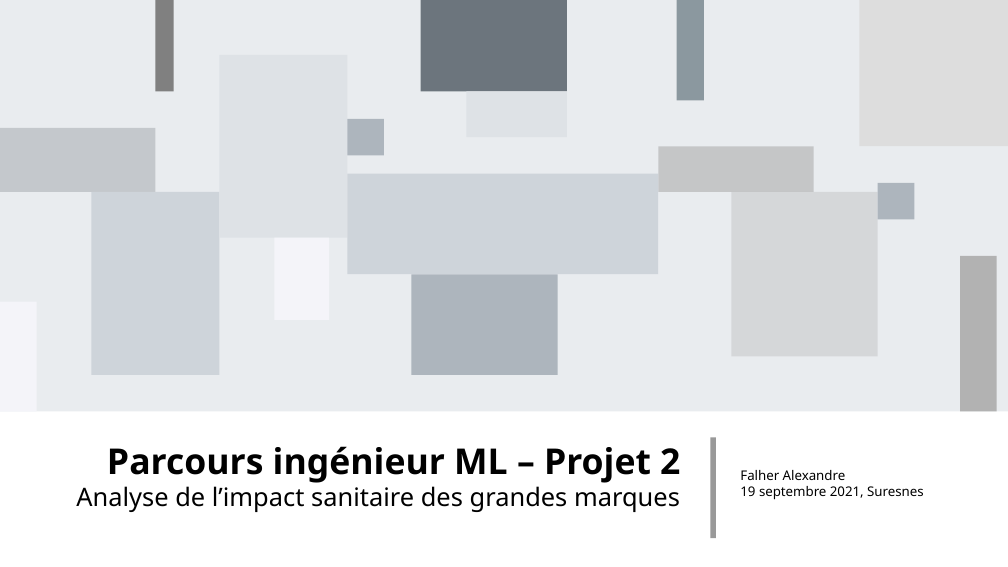
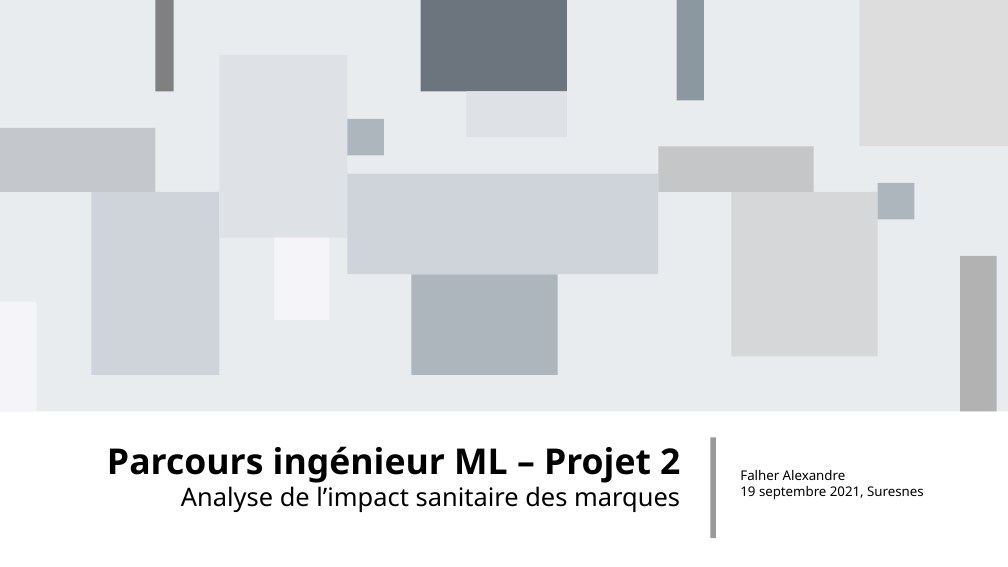
Before and after one commit to curiousmindflow/oc-ml-p2, a slide deck: slide 1 of report/P2_01_presentation.odp. Drawn at 1008x567 pixels with LibreOffice and Linux fonts; fonts in the diff are those of the drawing. Boxes give left, top, right and bottom in pixels: in the first picture for what was removed or moved away, otherwise in the second. Text is boxed around its words. In the diff, an @@ line names an element or a change of style, - is before the commit and + after.

```diff
--- a/report/P2_01_presentation.odp
+++ b/report/P2_01_presentation.odp
@@ text at box(181, 486, 680, 512): text changed @@
-Analyse de l’impact sanitaire des grandes marques
+Analyse de l’impact sanitaire des marques
```
Also in this commit, not shown: 2 other slides changed, 17 slides added, 5 slides removed, 19 other files.
